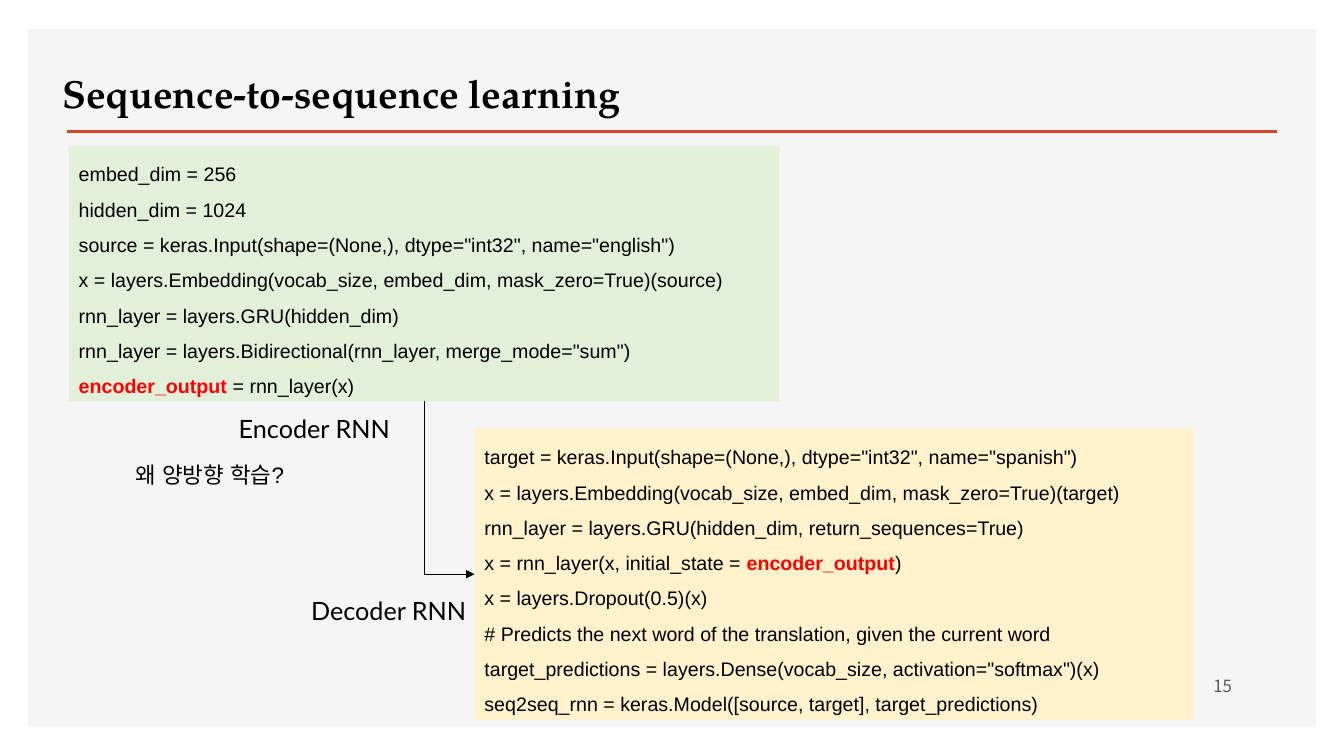
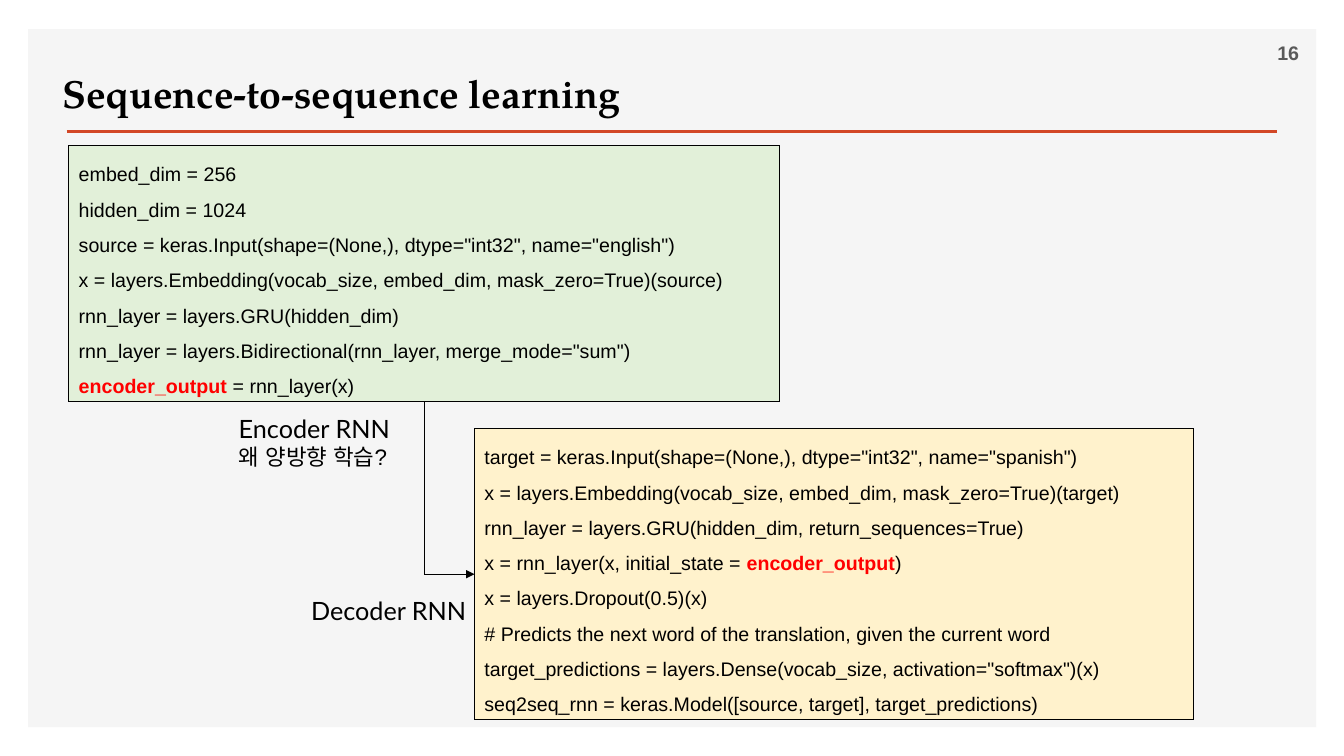
Before and after one commit to ancestor9/2026_Fall_Deep-Learning-with-Python, a slide deck: slide 16 of Chapter 15 Language models and the Transformer.pptx (slide 15 before the commit). Drawn at 1344x756 pixels with LibreOffice and Linux fonts; fonts in the diff are those of the drawing; background and template pictures are left out. Boxes give left, top, right and bottom in pixels: in the first picture for what was removed or moved away, otherwise in the second. Text is boxed around its words. In the diff, an @@ line names an element or a change of style, - is before the commit and + after.

```diff
--- a/Chapter 15 Language models and the Transformer.pptx
+++ b/Chapter 15 Language models and the Transformer.pptx
@@ page number added at (1277,46,1299,60), 14 pt, text #595959, bold @@
+16
@@ rectangle "embed_dim = 256" at (69,145,779,401): outline none to #000000 0.75 pt @@
@@ text "왜 양방향 학습?": place and size @@
-text "왜 양방향 학습?" at (136,464,284,485)
+text "왜 양방향 학습?" at (239,446,387,467)
@@ rectangle "target = keras.Input(shape=(None,), dtype="int32", name="spa ..." at (475,429,1195,720): outline none to #000000 0.75 pt @@
@@ page number removed at (1213,679,1232,692) @@
-15
```
Also in this commit, not shown: 12 other slides changed, 4 slides added, 3 slides removed.
